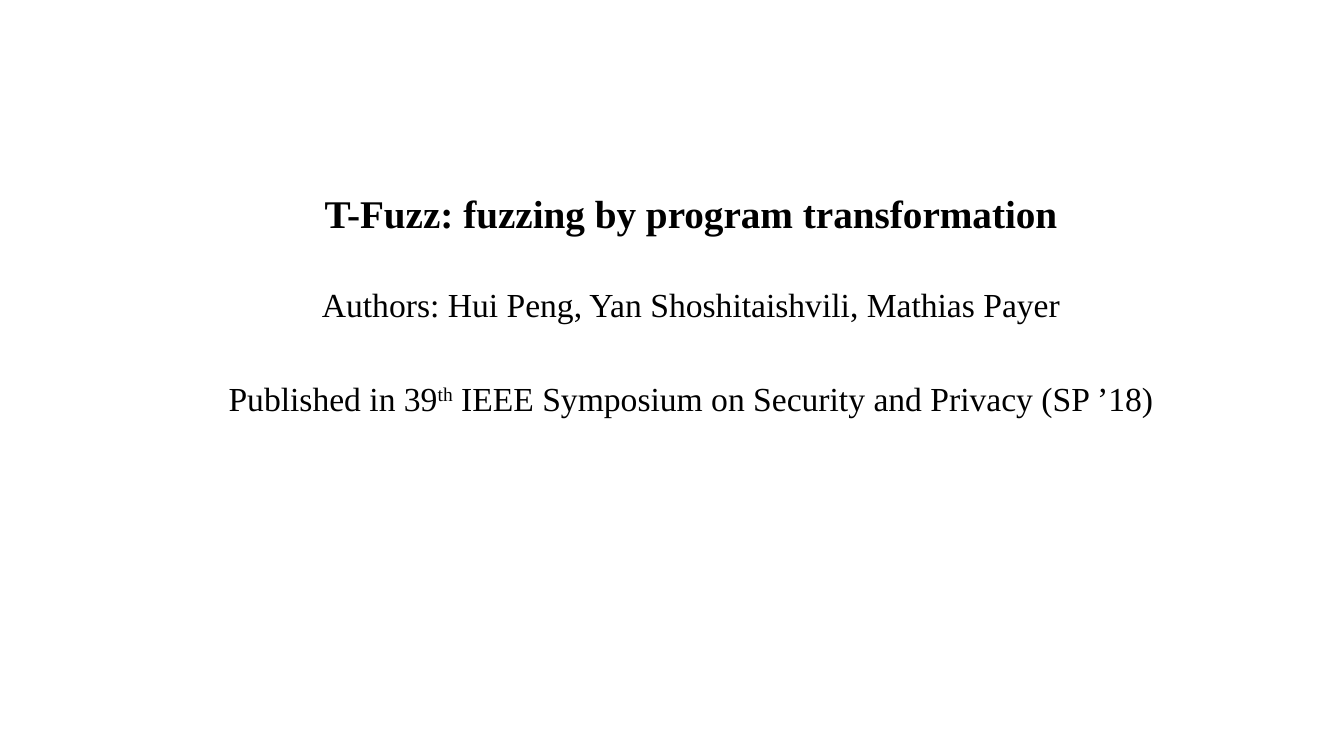
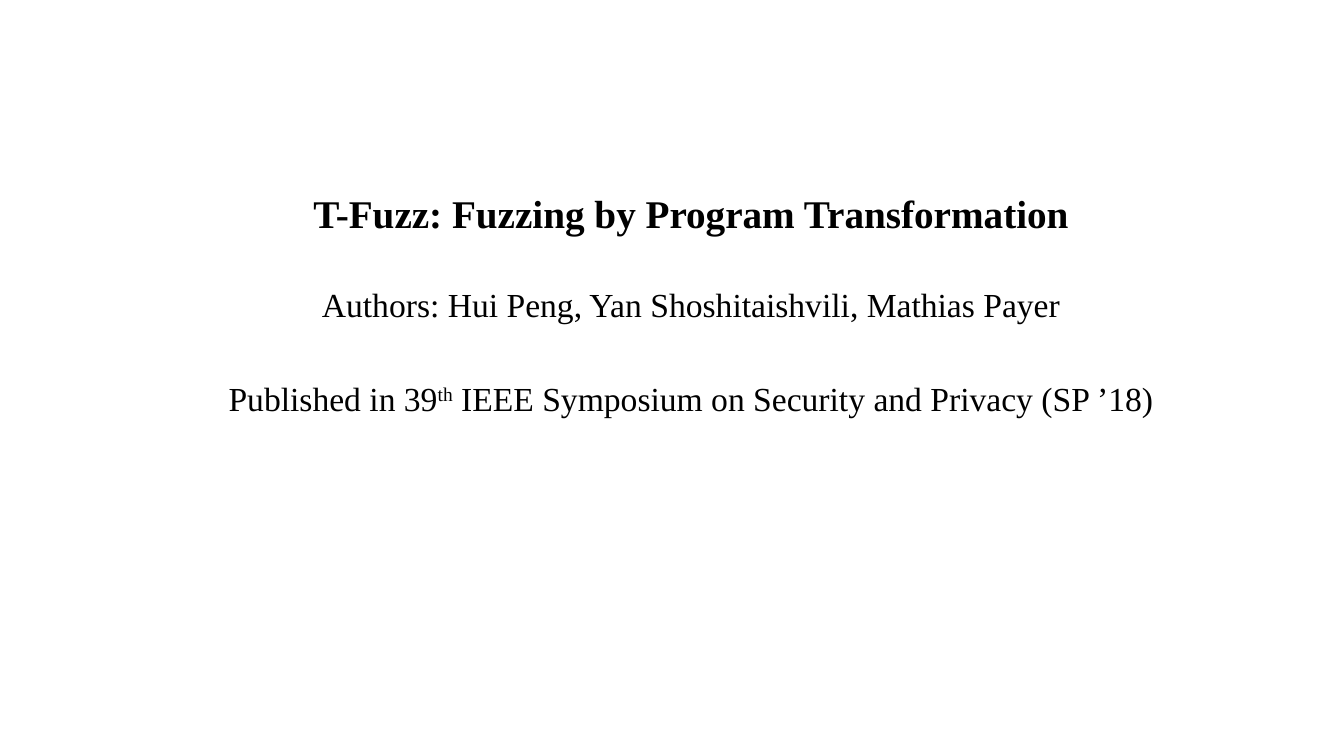
Before and after one commit to mdrafiqulrabin/PhD-Paper-Summary, a slide deck: slide 1 of Presentation/20181022_Rabin.pptx. Drawn at 1344x756 pixels with LibreOffice and Linux fonts; fonts in the diff are those of the drawing; background and template pictures are left out. Boxes give left, top, right and bottom in pixels: in the first picture for what was removed or moved away, otherwise in the second. Text is boxed around its words. In the diff, an @@ line names an element or a change of style, - is before the commit and + after.

Commit message:
T-Fuzz: Fuzzing by Program Transformation

```diff
--- a/Presentation/20181022_Rabin.pptx
+++ b/Presentation/20181022_Rabin.pptx
@@ text at (313, 200, 1069, 235): text changed @@
-T-Fuzz: fuzzing by program transformation
+T-Fuzz: Fuzzing by Program Transformation
```
